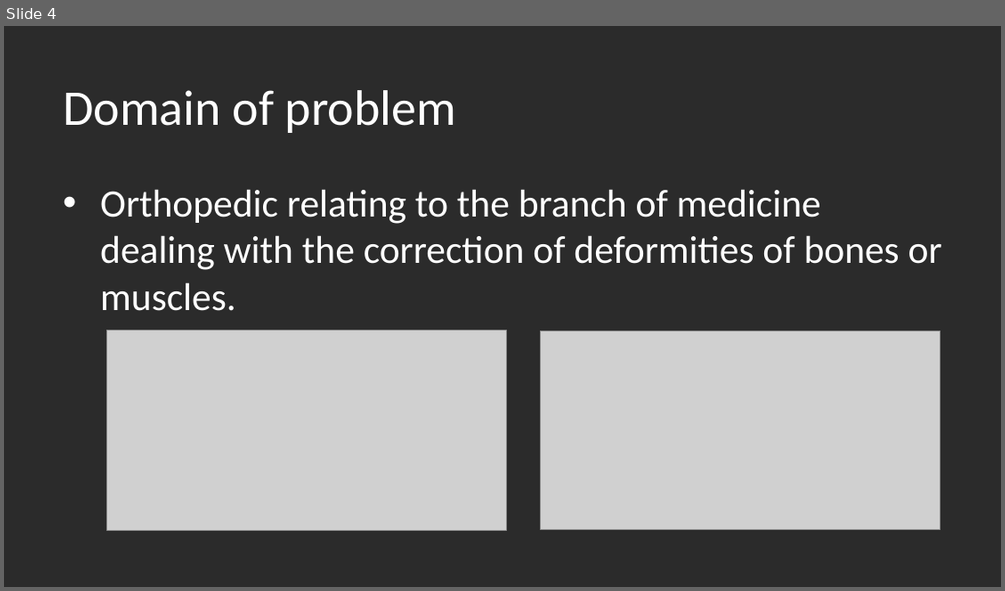
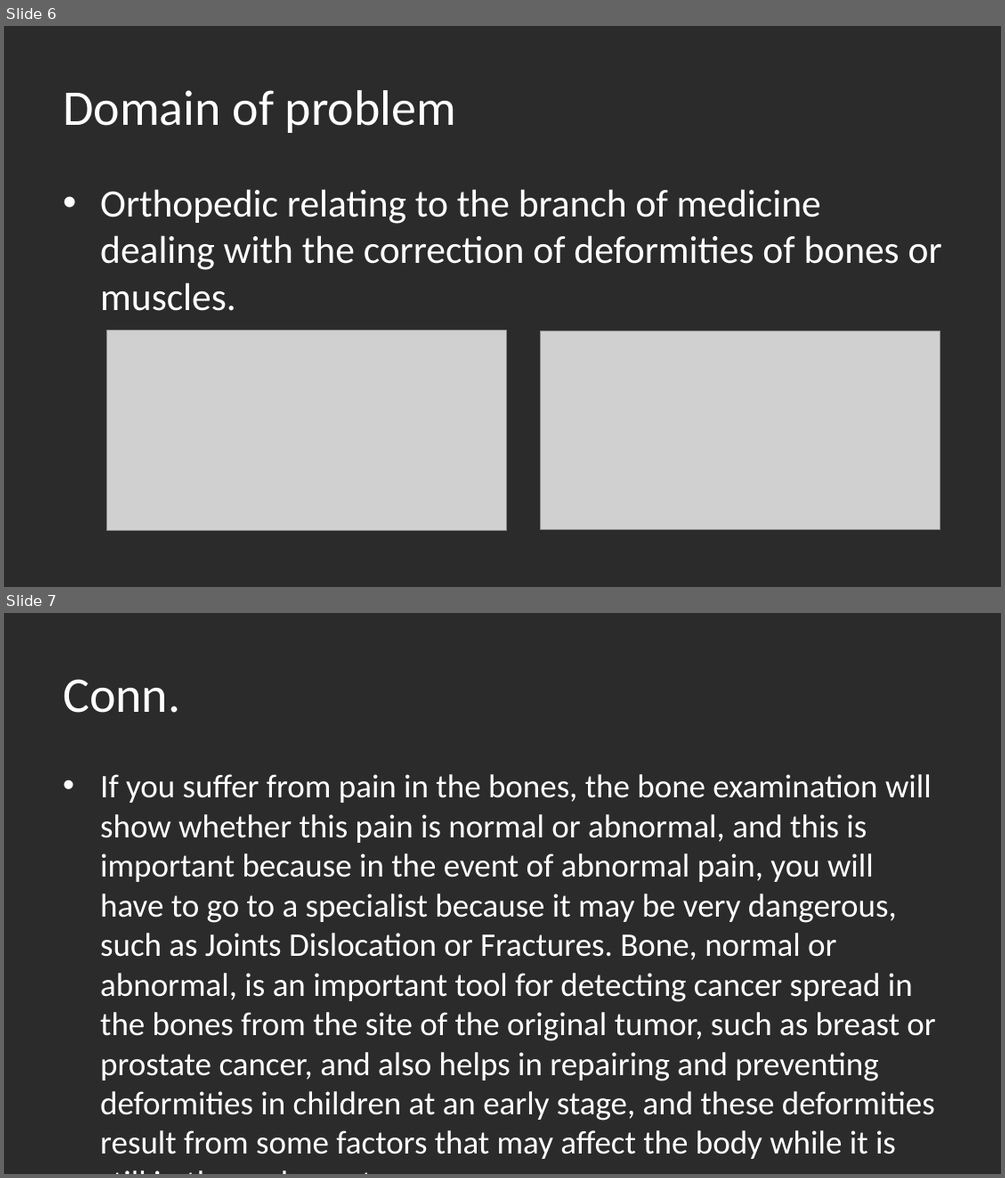
Before and after one commit to sherifRoshdy/Machine-learning-project, a slide deck: ML.pptx. Shown one above the other, each under a label of ours: slide 4 before the commit, slides 6 and 7 after it. The pictures are 1005x591 and 1005x1178 pixels, drawn with LibreOffice and Linux fonts; fonts in the diff are those of the drawing; grey boxes stand for pictures; background and template pictures are left out; a plain dark background stands for a picture behind light text. Boxes give left, top, right and bottom in pixels: in the first picture for what was removed or moved away, otherwise in the second. Text is boxed around its words. In the diff, an @@ line names an element or a change of style, - is before the commit and + after.

```diff
--- a/ML.pptx
+++ b/ML.pptx
@@ slide 7 added at bbox=[4, 613, 1001, 1174], background picture (left out) @@
@@ title added at bbox=[63, 679, 180, 713], 36 pt, text #FFFFFF @@
+Conn.
@@ text added at bbox=[100, 774, 935, 1159], 23.8 pt, text #FFFFFF @@
+• If you suffer from pain in the bones, the bone examination will show whether this pain is normal or abnormal, and this is important because in the event of abnormal pain, you will have to go to a specialist because it may be very dangerous, such as Joints Dislocation or Fractures. Bone, normal or abnormal, is an important tool for detecting cancer spread in the bones from the site of the original tumor, such as breast or prostate cancer, and also helps in repairing and preventing deformities in children at an early stage, and these deformities result from some factors that may affect the body while it is still in the embryo stage.
@@ what was slide 4 is now slide 6 @@
```
Also in this commit, not shown: 7 slides changed, 21 other slides added, 1 slide removed, 1 other file.
